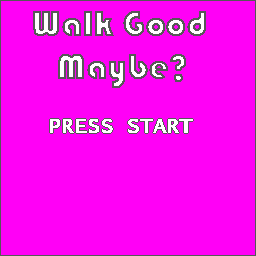
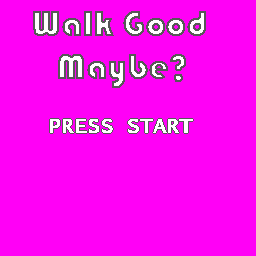
Comparing the layer stacks of the two 256px x 256px images. Changes:
painted on "Layer 5" over [0, 0, 256, 256]
